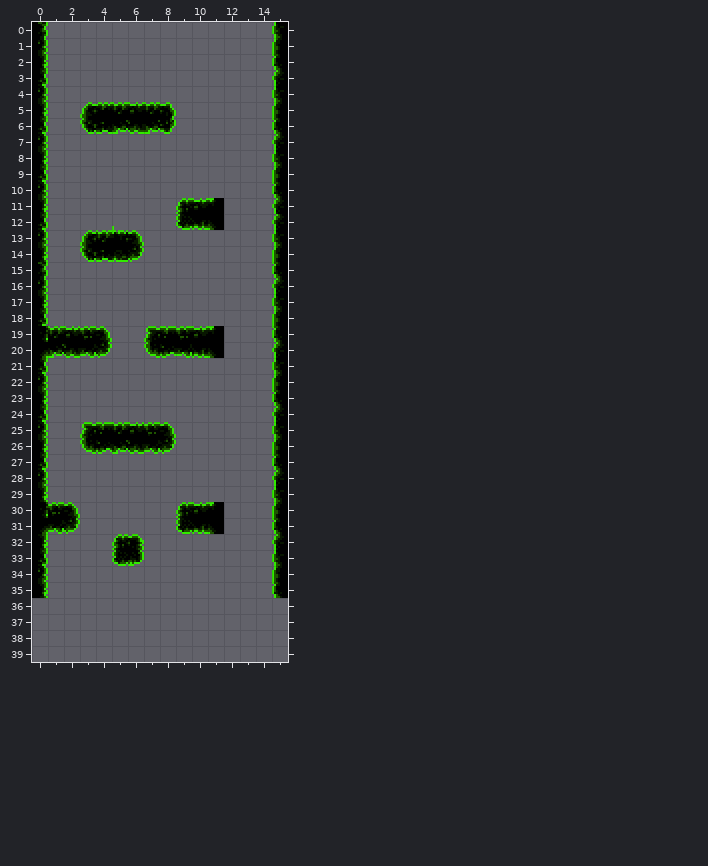
Two states of a Tiled map, tiled/tmx/green/green_medium_1.tmx. The picture above was drawn from the file before the commit.
Cells are 8x8 px. Shown: x 0..15, y 0..39. The old version is drawn lined up with the new one.
New version:
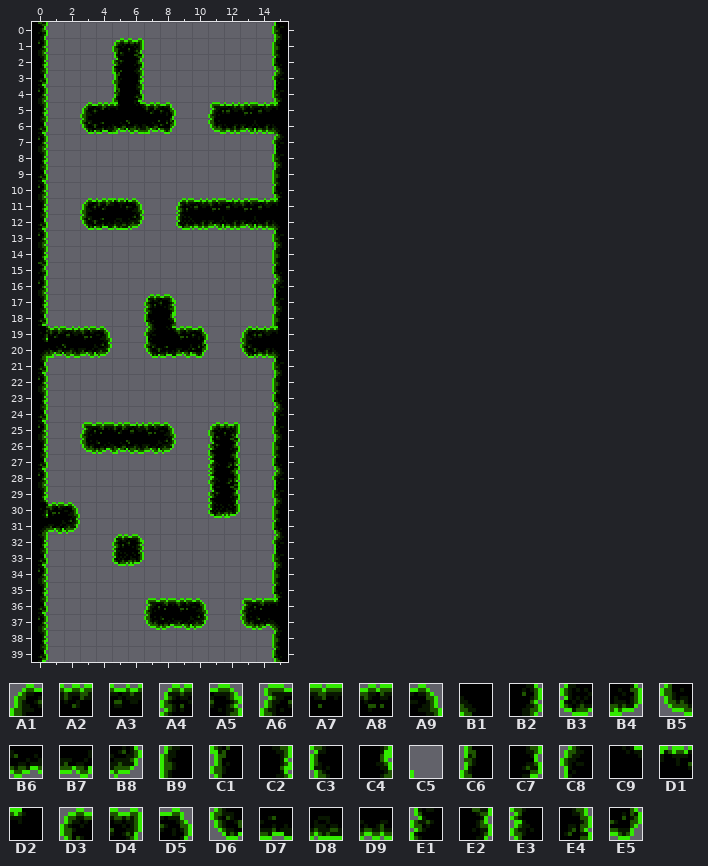
Key: from "tiles_green": A1 0, A2 2, A3 3, A4 8, A5 9, A6 12, A7 13, A8 14, A9 15, B1 22, B2 23, B3 26, B4 27, B5 30, B6 31, B7 32, B8 33, B9 36, C1 40, C2 41, C3 54, C4 55, C5 56, C6 58, C7 59, C8 72, C9 73, D1 74, D2 76, D3 80, D4 81, D5 89, D6 90, D7 91, D8 92, D9 93, E1 98, E2 99, E3 116, E4 117, E5 179.
__ is an empty cell.
Tiles replaced or removed in this view: A1, A2, A3, A4, A6, A7, A9, B1, B3, B5, B6, B8, C5, D1, D2, D6, D7, D8, D9.
The commit says: green segments overhaul - done!
Changes in this commit:
Changed rows in their new state; .. is an unchanged cell.
map size 16x36 -> 16x40 cells
Layer "border":
first column x 0:
36 C7 .. .. .. .. .. .. .. .. .. .. .. .. .. .. ..
37 B2 .. .. .. .. .. .. .. .. .. .. .. .. .. .. ..
38 C2 .. .. .. .. .. .. .. .. .. .. .. .. .. .. B9
39 C7 .. .. .. .. .. .. .. .. .. .. .. .. .. .. C3
Layer "Tile Layer 1":
first column x 5:
 1 D3 D4 .. .. .. .. .. .. .. .. ..
 2 E1 E2 .. .. .. .. .. .. .. .. ..
 3 C1 C2 .. .. .. .. .. .. .. .. ..
 4 C6 C7 .. .. .. .. .. .. .. .. ..
 5 D2 C9 .. .. .. .. A6 A3 A8 A3 D2
 6 .. .. .. .. .. .. B5 D9 B7 D9 B1
first column x 3:
11 A1 A2 D1 A9 .. .. .. .. A8 A3 A8 A3 D2
12 D6 D7 D8 B8 .. .. .. .. B7 D9 B7 D9 B1
13 __ __ __ __ .. .. .. .. .. .. .. .. ..
14 __ __ __ __ .. .. .. .. .. .. .. .. ..
17 .. .. .. .. A4 A5 .. .. .. .. .. .. ..
18 .. .. .. .. C3 C4 .. .. .. .. .. .. ..
19 .. .. .. .. C8 C9 .. D5 __ .. A1 A3 D2
20 .. .. .. .. D6 D7 .. E5 __ .. D6 D9 B1
first column x 9:
25 .. .. D3 D4
26 .. .. E1 E2
27 .. .. E3 E4
28 .. .. E3 E4
29 .. .. E1 E2
30 __ __ B3 B4
31 __ __ __ ..
first column x 7:
36 A6 A7 A8 A9 .. .. A6 A7 D2
37 B5 B6 B7 B8 .. .. B5 B6 B1
